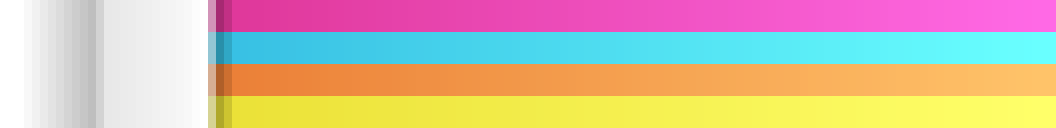
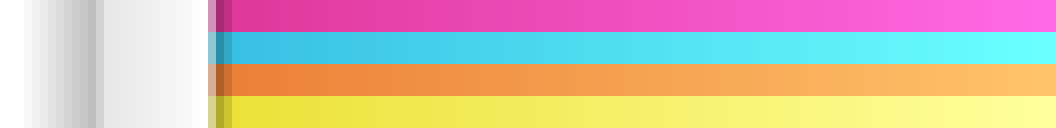
Layered file, before and after one edit (1056x128). Changes by layer:
pixels changed over [256, 96, 1056, 128] (layer not identified)
